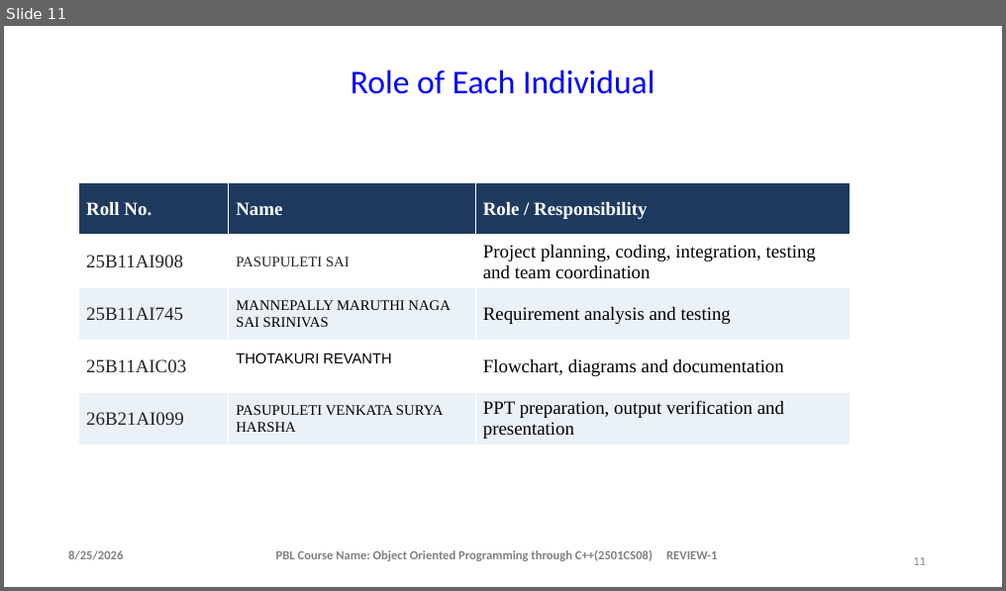
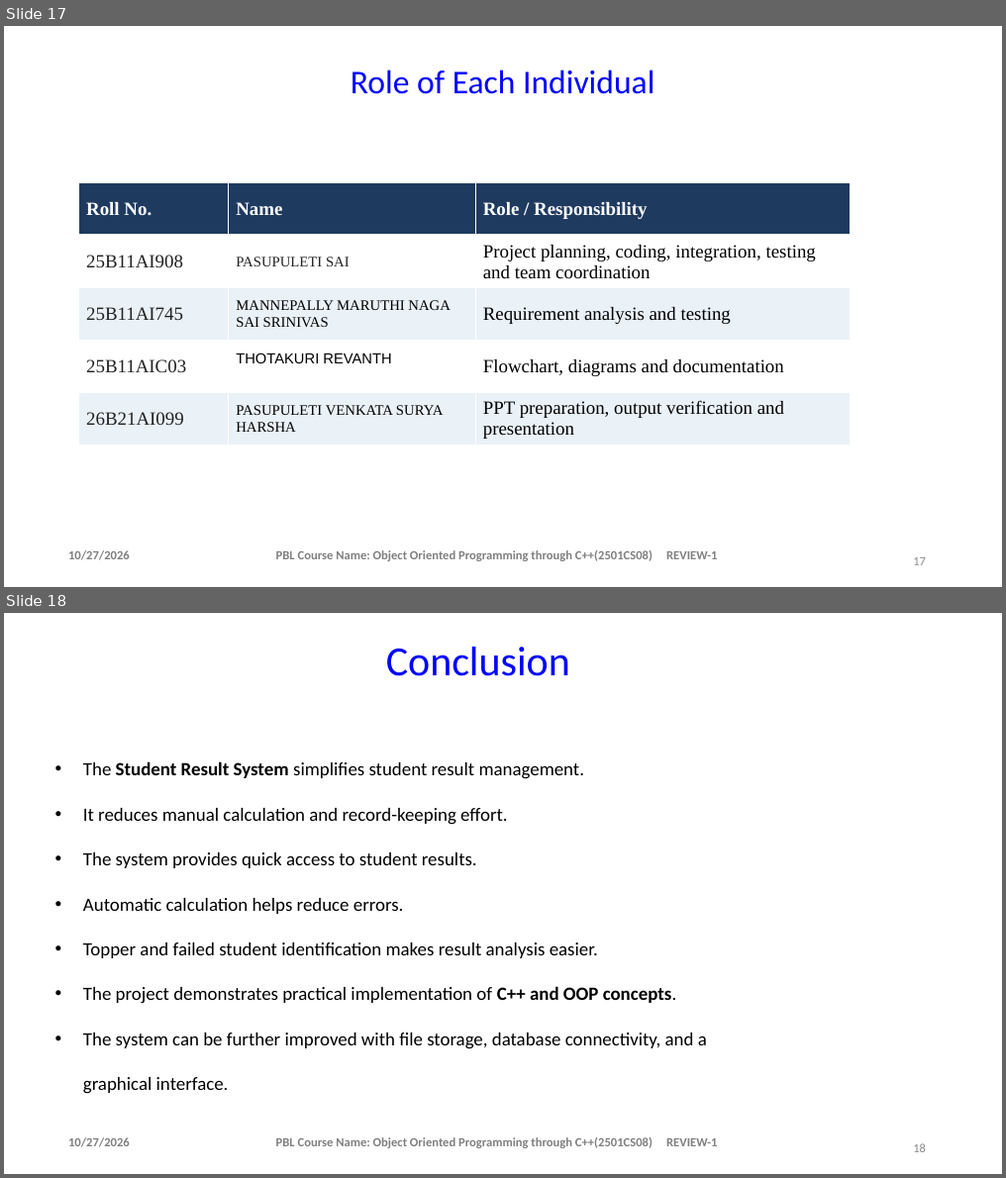
Before and after one commit to saipasupuleti314-oss/c-, a slide deck: student result system ppt.pptx. Shown one above the other, each under a label of ours: slide 11 before the commit, slides 17 and 18 after it. The pictures are 1006x591 and 1006x1178 pixels, drawn with LibreOffice and Linux fonts; fonts in the diff are those of the drawing; background and template pictures are left out. Boxes give left, top, right and bottom in pixels: in the first picture for what was removed or moved away, otherwise in the second. Text is boxed around its words. In the diff, an @@ line names an element or a change of style, - is before the commit and + after.

```diff
--- a/student result system ppt.pptx
+++ b/student result system ppt.pptx
@@ slide 18 added at box(4, 613, 1002, 1174), background #FFFFFF @@
@@ text added at box(386, 647, 570, 676), 40 pt, text #0000FF @@
+Conclusion
@@ text added at box(83, 761, 707, 1094), 18 pt, text #000000 @@
+• The Student Result System simplifies student result management.
+• It reduces manual calculation and record-keeping effort.
+• The system provides quick access to student results.
+• Automatic calculation helps reduce errors.
+• Topper and failed student identification makes result analysis easier.
+• The project demonstrates practical implementation of C++ and OOP concepts.
+• The system can be further improved with file storage, database connectivity, and a graphical interface.
@@ text added at box(68, 1138, 130, 1148), 12 pt, text #808080, bold @@
+10/27/2026
@@ text added at box(276, 1138, 717, 1149), 12 pt, text #808080, bold @@
+PBL Course Name: Object Oriented Programming through C++(2501CS08) REVIEW-1
@@ page number added at box(913, 1144, 926, 1153), 12 pt, text #8C8C8C @@
+18
@@ what was slide 11 is now slide 17 @@
@@ slide 17 changed as well @@
@@ text at box(68, 551, 130, 561): text changed @@
-8/25/2026
+10/27/2026
@@ page number at box(913, 558, 926, 566): text changed @@
-11
+17
```
Also in this commit, not shown: 10 other slides changed, 8 other slides added, 1 slide removed.
